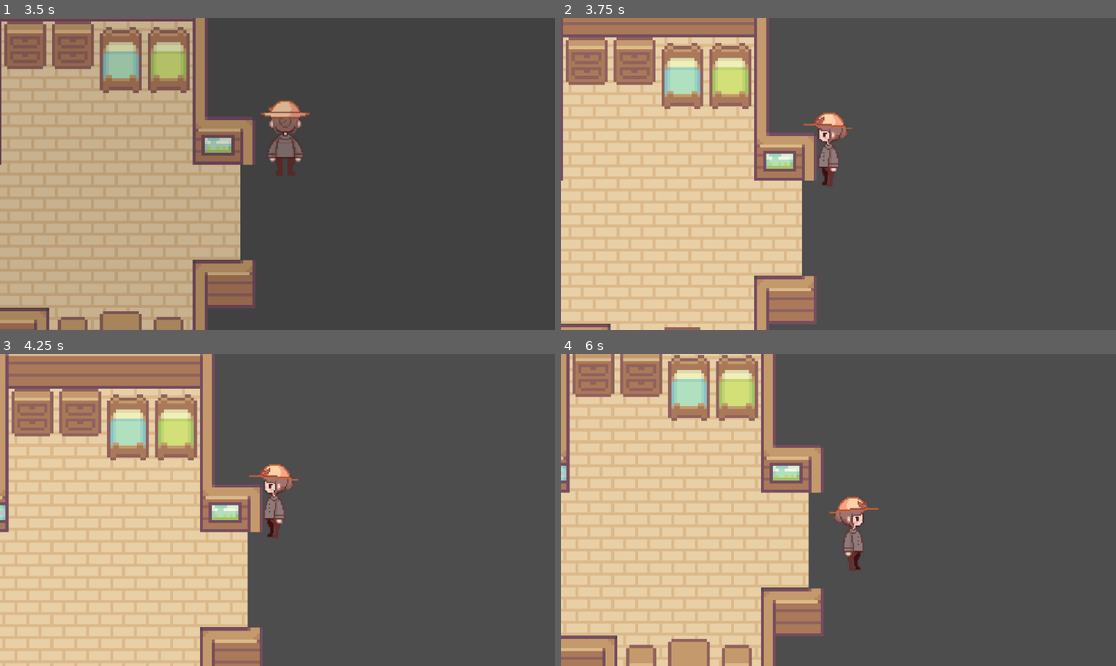
Above: before the commit, frames 1-4 (two rows, left to right).
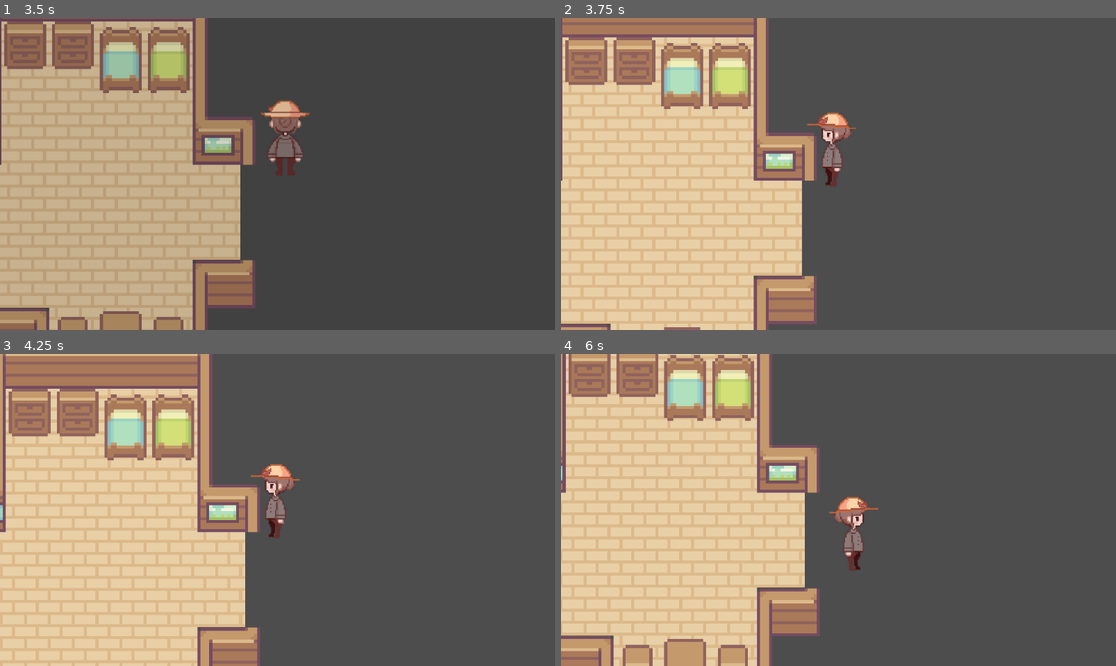
Above: after the commit, the same moments.

Repository: kimvurly/farmerettes
Game: Godot game, scene res://scenes/title_screen/title_screen.tscn
The game is run twice, just before and just after one commit, with the same random seed, the same clock (stepped at 60 frames per second) and the same inputs.
Inputs (mouse positions are in pixels of both pictures, inside the frame that each line leads up to):
- Up to frame 1 (3.5 s): tap Enter at 0.5 s; move the mouse to (399, 158) at 0.52 s; hold D (walk_right) 0.53-1.28 s; click (399, 158) at 0.6 s; move the mouse to (166, 189) at 1.27 s; hold S (walk_down) 1.28-2.03 s; click (166, 189) at 1.35 s; move the mouse to (333, 105) at 2.02 s; hold D (walk_right) 2.03-2.78 s; click (333, 105) at 2.1 s; move the mouse to (249, 236) at 2.77 s; hold W (walk_up) from 2.78 s (still down); click (249, 236) at 2.85 s
- Up to frame 2 (3.75 s): move the mouse to (1005, 220) at 3.52 s; release W (walk_up) at 3.53 s; hold A (walk_left) from 3.53 s (still down); click (1005, 220) at 3.6 s
- Up to frame 3 (4.25 s): keep holding A (walk_left)
- Up to frame 4 (6 s): move the mouse to (672, 463) at 4.27 s; click (672, 463) at 4.35 s; move the mouse to (866, 510) at 5.02 s; release A (walk_left) at 5.03 s; hold S (walk_down) 5.03-5.78 s; click (866, 510) at 5.1 s; move the mouse to (755, 432) at 5.77 s; hold D (walk_right) from 5.78 s (still down); click (755, 432) at 5.85 s

Frame 1 is identical in both runs. In frame 2, 1.2% of the frame differs, in the area x 0-54%, y 0-100%; in frame 3, 8.3%; in frame 4, 11%, in the area x 0-55%, y 0-100%.

Commit message:
commit

Diff:
--- a/scenes/characters/player/player.tscn
+++ b/scenes/characters/player/player.tscn
@@ -216,7 +216,7 @@
 }]
 
 [sub_resource type="CapsuleShape2D" id="CapsuleShape2D_rrybw"]
-radius = 9.42668
+radius = 12.5689
 height = 35.3501
 
 [node name="Player" type="CharacterBody2D"]
